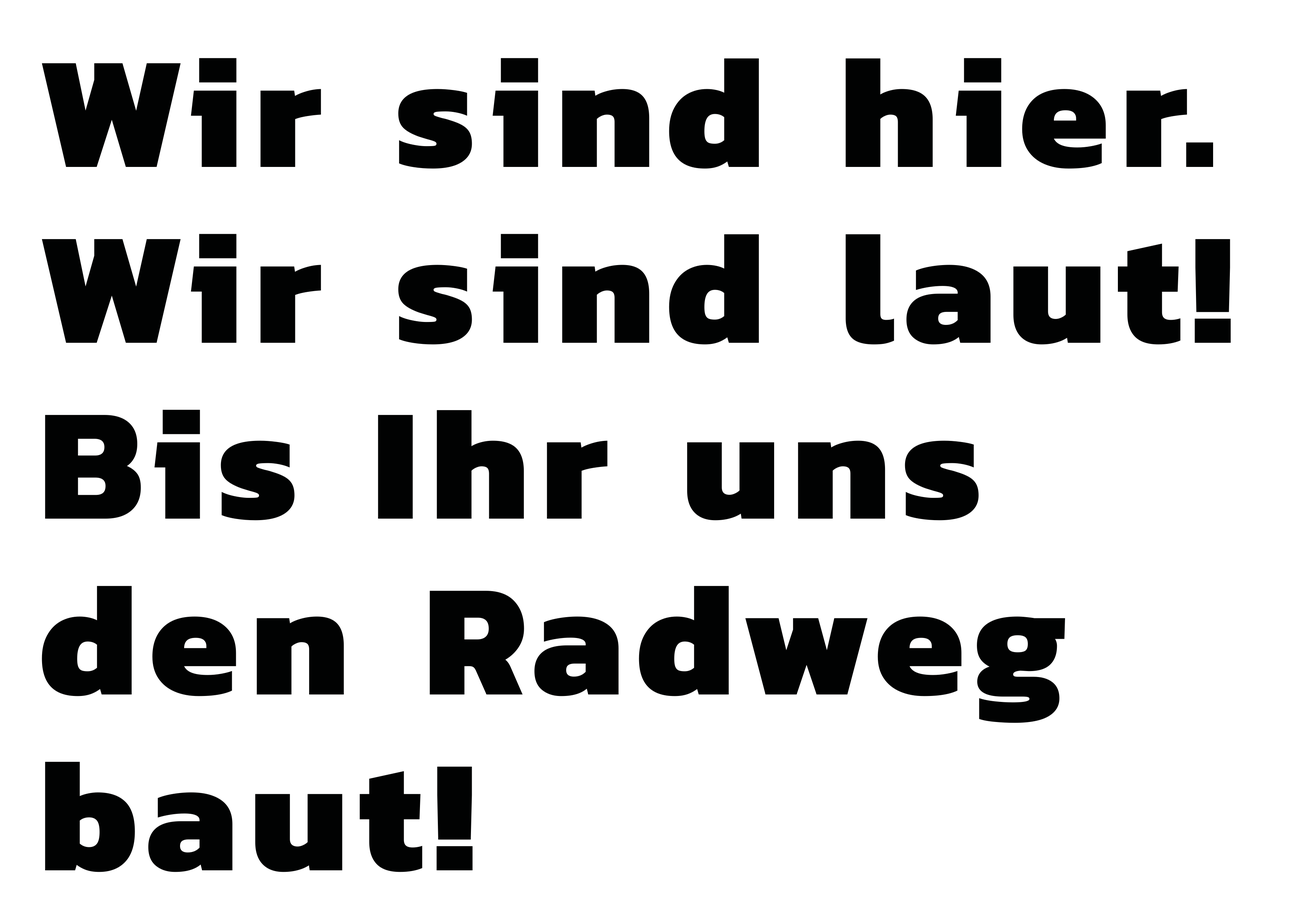
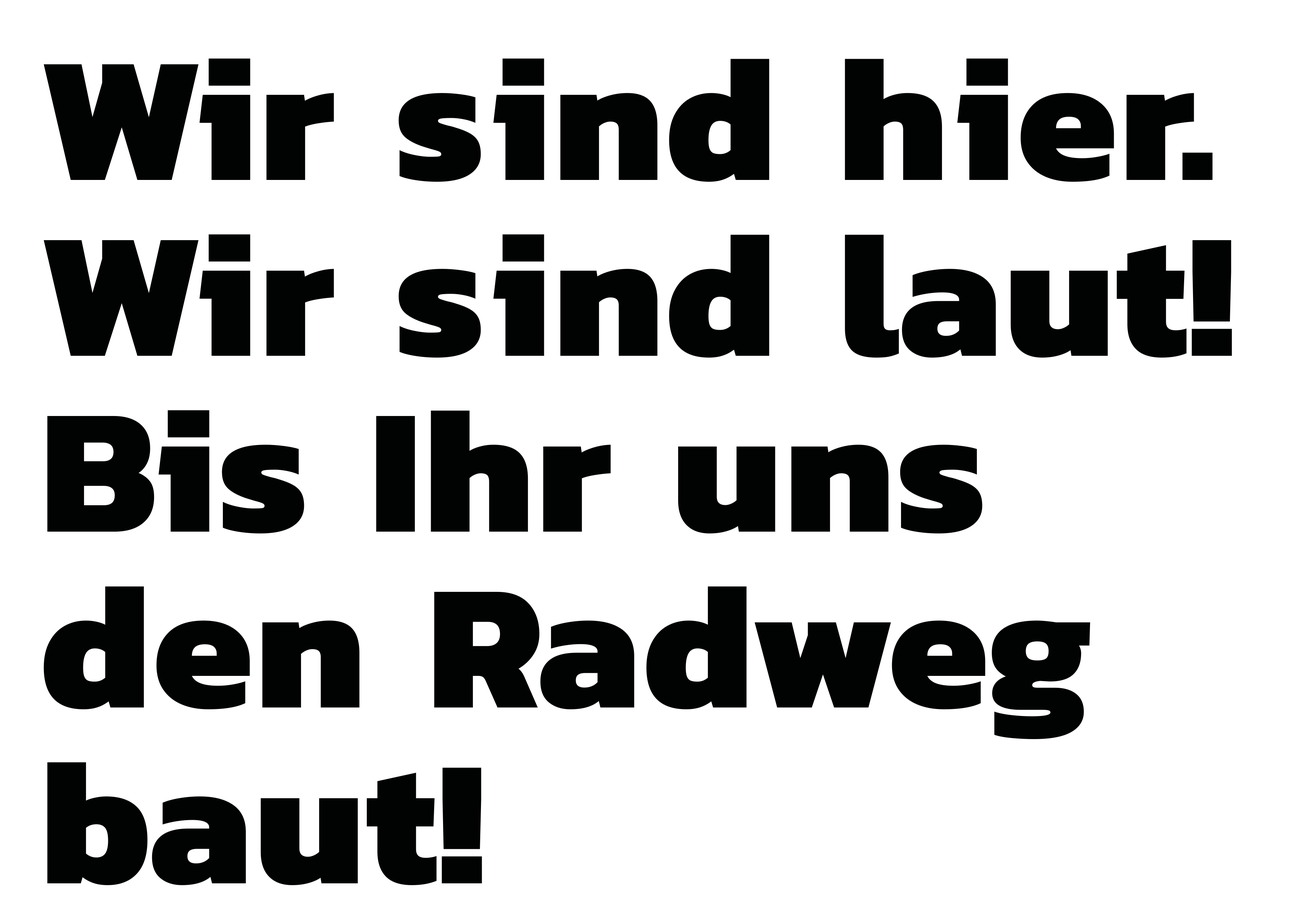
Layered file, before and after one edit (w=1305, h=922). Changes by layer:
painted on "Wir sind hier. Wir sind laut! ..." over [left=41, top=58, right=1232, bottom=886]
